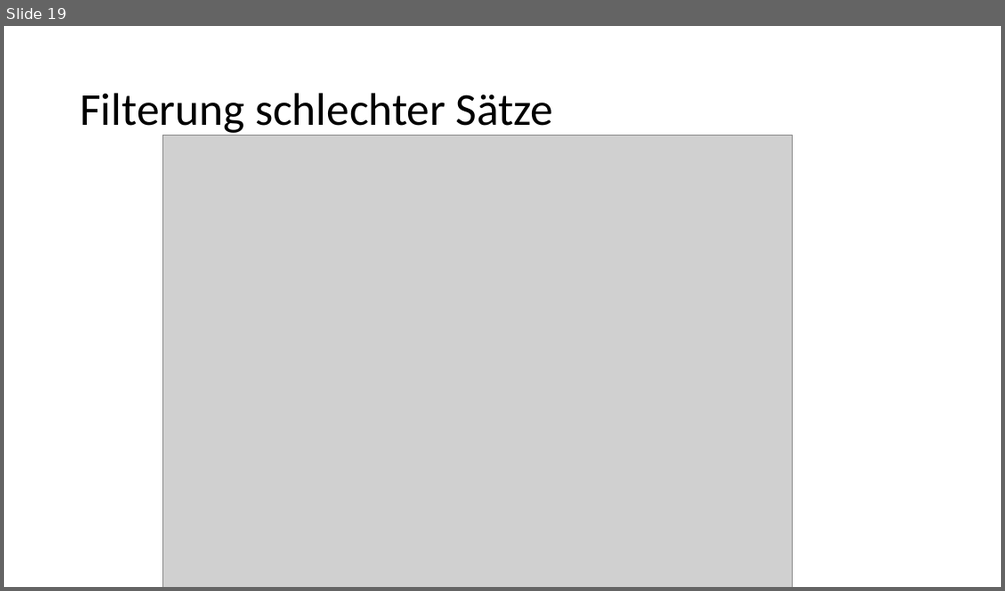
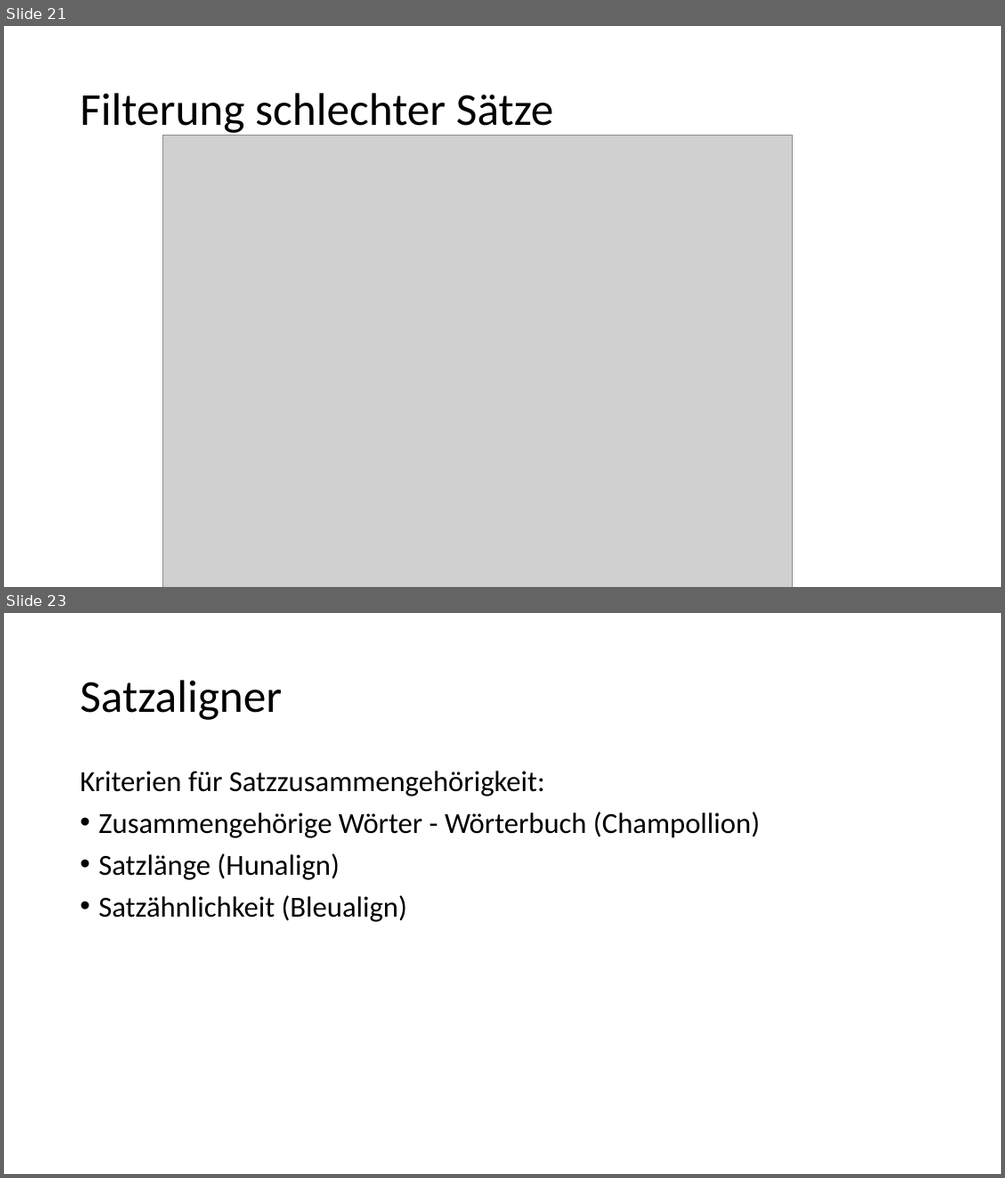
Before and after one commit to 837/ip5-nlp-ch, a slide deck: doc/IP5_Presentation.pptx. Shown one above the other, each under a label of ours: slide 19 before the commit, slides 21 and 23 after it; the slides between them are not shown. The pictures are 1005x591 and 1005x1178 pixels, drawn with LibreOffice and Linux fonts; fonts in the diff are those of the drawing; grey boxes stand for pictures. Boxes give left, top, right and bottom in pixels: in the first picture for what was removed or moved away, otherwise in the second. Text is boxed around its words. In the diff, an @@ line names an element or a change of style, - is before the commit and + after.

```diff
--- a/doc/IP5_Presentation.pptx
+++ b/doc/IP5_Presentation.pptx
@@ slide 23 added at (4,613,1001,1174), background #FFFFFF @@
@@ title added at (80,680,282,720), 44 pt, text #000000 @@
+Satzaligner
@@ text added at (80,771,760,922), 28 pt, text #000000 @@
+Kriterien für Satzzusammengehörigkeit:
+• Zusammengehörige Wörter - Wörterbuch (Champollion)
+• Satzlänge (Hunalign)
+• Satzähnlichkeit (Bleualign)
@@ what was slide 19 is now slide 21 @@
```
Also in this commit, not shown: 4 other slides added.
